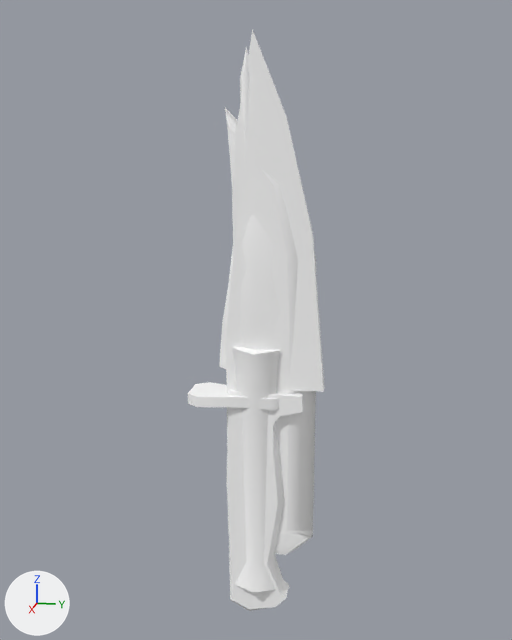
The FBX model Contents/mods/Authentic Z - Current/media/models_X/weapons/1handed/KnifeEnd.fbx: old version first, new version second.
The view is the same before and after, from a camera (50 mm lens) standing at (0.00263, 0.00056, 0.00166) and looking at (-0.00002, 0.00003, 0.00099). Arrows for +X, +Y and +Z are at lower left; the lights stay in place. Where no turn or scale is listed for an object, it has been applied to the vertices.

Names of what the first picture shows: 'Bayonet', 'FlintKnife', 'HuntingKnife', 'IcePick', 'Knife'.
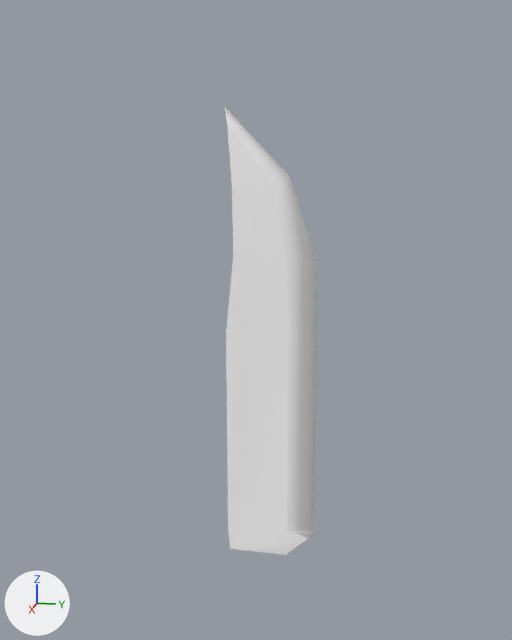
The newer file is also rescaled (x100.0) as a whole; pictures and numbers use the older file's frame.

Pixel boxes [x1, y1, x2, y2] of what changed, in the pictures (512 x 640 px):
'Knife', deleted
    before: [226, 29, 324, 611]
'FlintKnife', deleted
    before: [219, 214, 288, 593]
'Bayonet', deleted
    before: [188, 382, 279, 410]
'IcePick', deleted
    before: [240, 47, 250, 273]
'HuntingKnife', unchanged, uncovered by the edit
    before: [224, 106, 316, 555]
    after: [224, 106, 317, 555]

What changed in the scene script:
```text
Remove ob_flintknife:
    ob_flintknife = bpy.data.objects.new('FlintKnife', me_flintknife)
    ob_flintknife.location = (0.0, 0.0, 0.0)
Remove ob_bayonet:
    ob_bayonet = bpy.data.objects.new('Bayonet', me_bayonet)
    ob_bayonet.location = (0.0, 0.0, 0.0)
Remove ob_icepick:
    ob_icepick = bpy.data.objects.new('IcePick', me_icepick)
    ob_icepick.location = (0.0, 0.0, 0.0)
Remove ob_knife:
    ob_knife = bpy.data.objects.new('Knife', me_knife)
    ob_knife.location = (0.0, 0.0, 0.0)
```
